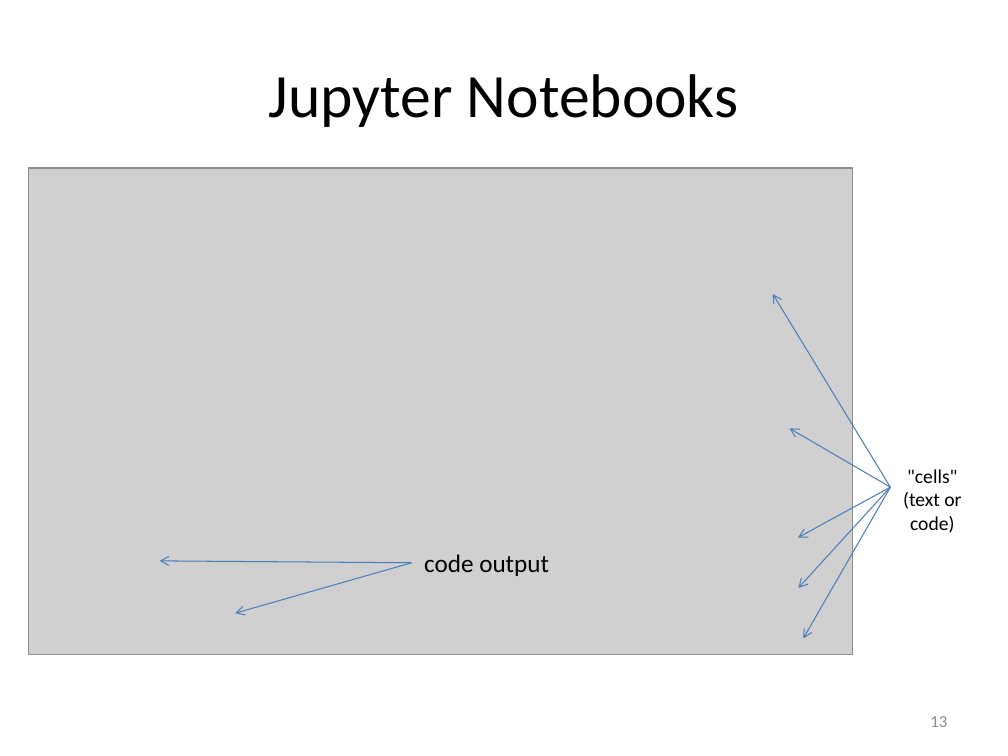
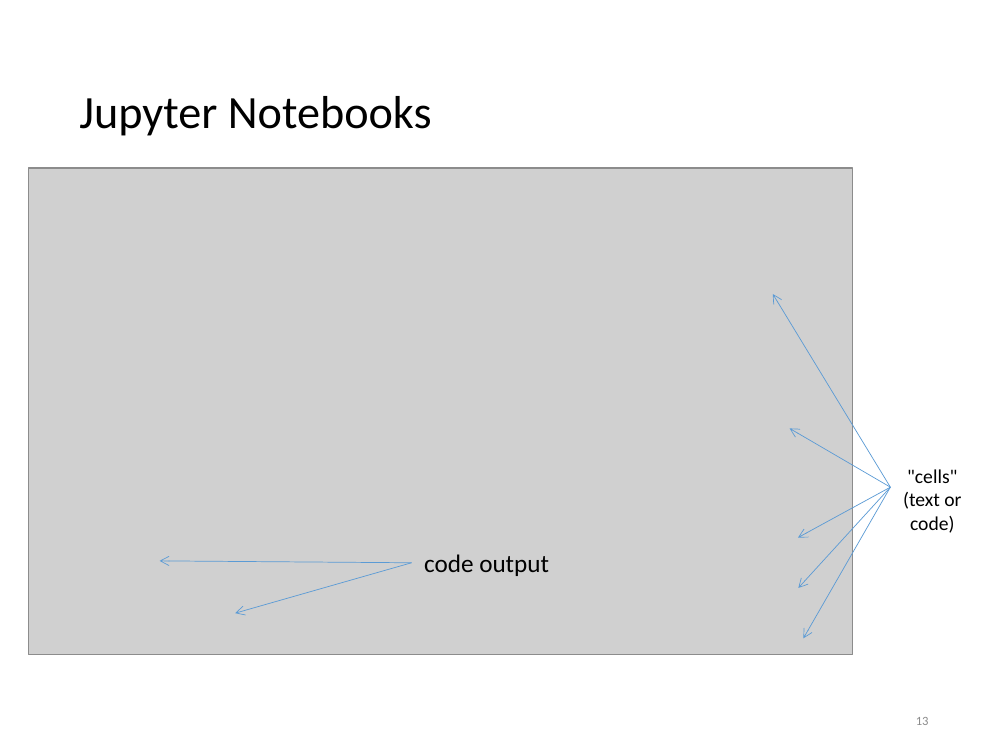
Before and after one commit to PennGCB/python_bootcamp, a slide deck: slide 13 of lab1/py27/lab1_introduction_to_python.pptx. Drawn at 1008x756 pixels with LibreOffice and Linux fonts; fonts in the diff are those of the drawing; grey boxes stand for pictures. Boxes give left, top, right and bottom in pixels: in the first picture for what was removed or moved away, otherwise in the second. Text is boxed around its words. In the diff, an @@ line names an element or a change of style, - is before the commit and + after.

```diff
--- a/lab1/py27/lab1_introduction_to_python.pptx
+++ b/lab1/py27/lab1_introduction_to_python.pptx
@@ title "Jupyter Notebooks": place and size @@
-title "Jupyter Notebooks" at bbox=[269, 74, 739, 127]
+title "Jupyter Notebooks" at bbox=[79, 96, 432, 136]
@@ title "Jupyter Notebooks" at bbox=[79, 96, 432, 136]: size 44 to 33 pt; alignment centre to left; line spacing 1 to 0.9 @@
@@ arrow (890, 487) - (773, 294): stroke #4B7EBC 0.75 pt to #5B9BD5 0.5 pt @@
@@ arrow (890, 487) - (789, 428): stroke #4B7EBC 0.75 pt to #5B9BD5 0.5 pt @@
@@ arrow (890, 487) - (798, 537): stroke #4B7EBC 0.75 pt to #5B9BD5 0.5 pt @@
@@ arrow (890, 487) - (798, 588): stroke #4B7EBC 0.75 pt to #5B9BD5 0.5 pt @@
@@ arrow (890, 487) - (803, 638): stroke #4B7EBC 0.75 pt to #5B9BD5 0.5 pt @@
@@ arrow (411, 562) - (159, 560): stroke #4B7EBC 0.75 pt to #5B9BD5 0.5 pt @@
@@ arrow (411, 562) - (235, 613): stroke #4B7EBC 0.75 pt to #5B9BD5 0.5 pt @@
@@ page number: place and size @@
-page number at bbox=[930, 716, 947, 727]
+page number at bbox=[916, 717, 929, 725]
@@ page number at bbox=[916, 717, 929, 725]: size 12 to 9 pt @@
```
Also in this commit, not shown: 64 other slides changed, 7 other files.
